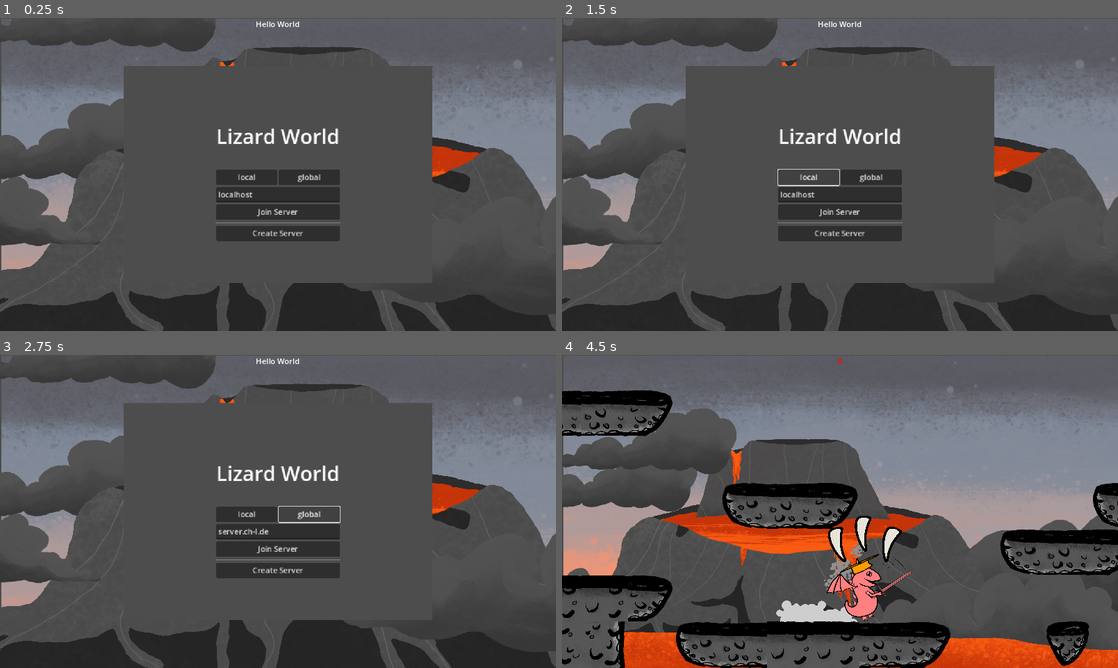
Above: before the commit, frames 1-4 (two rows, left to right).
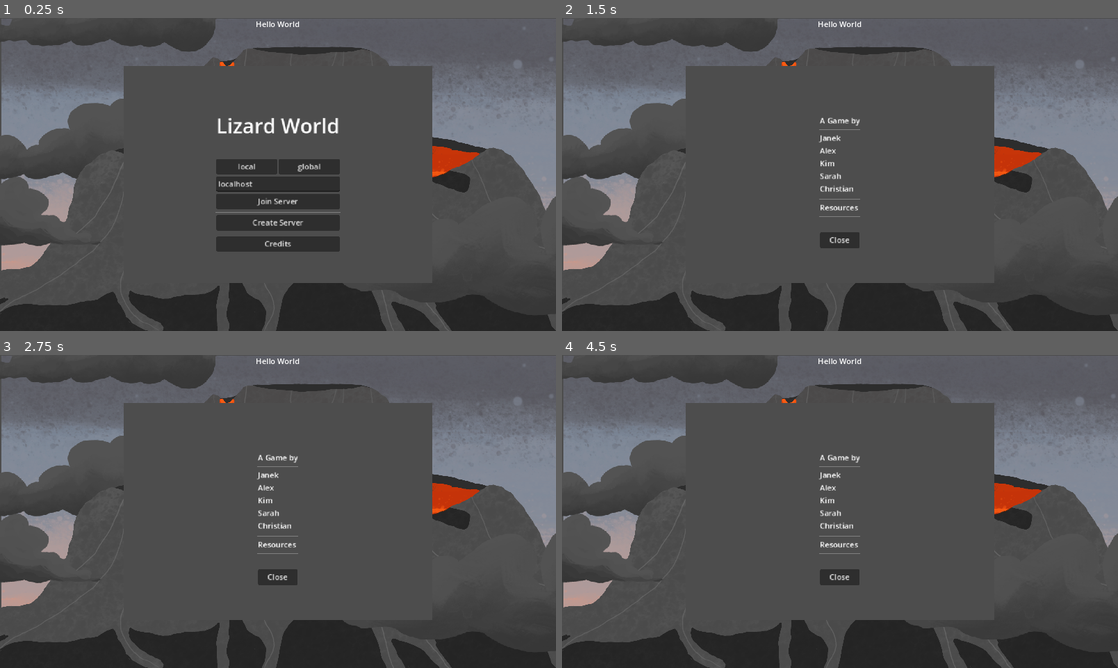
Above: after the commit, the same moments.

Repository: janekx21/lizard-world
Game: Godot game, scene res://game/game.tscn
The game is run twice, just before and just after one commit, with the same random seed, the same clock (stepped at 60 frames per second) and the same inputs.
Inputs (mouse positions are in pixels of both pictures, inside the frame that each line leads up to):
- Up to frame 1 (0.25 s): no input
- Up to frame 2 (1.5 s): click (840, 243) at 0.5 s, where only the run after the commit has a clickable "Credits"; click "local" at 1.25 s
- Up to frame 3 (2.75 s): click "global" at 2 s
- Up to frame 4 (4.5 s): click "Join Server" at 2.75 s; click "Create Server" at 3.5 s; hold Right (move_right) from 4.28 s (still down); tap S (attack) at 4.35 s

The runs differ from the first frame. In frame 1, 4.1% of the frame differs, in the area x 38-62%, y 32-75%; in frame 2, 4.6%; in frame 3, 4.6%; in frame 4, 51%, in the area x 0-100%, y 0-100%.

Commit message:
credits popup

Diff:
--- a/game/game.gd
+++ b/game/game.gd
@@ -79,3 +79,12 @@
 		if c is Player:
 			players.push_back(c)
 	$CanvasLayer/UI/ScoreBox.render_score(players)
+
+
+func _on_credits_pressed():
+	$"Credits Popup".popup_centered()
+	pass # Replace with function body.
+
+func _on_close_popup_pressed():
+	$"Credits Popup".popup_hide()
+	pass # Replace with function body.
--- a/game/game.tscn
+++ b/game/game.tscn
@@ -124,6 +124,60 @@
 layout_mode = 2
 text = "Create Server"
 
+[node name="HSeparator3" type="HSeparator" parent="MasterPopup/CenterContainer/VBoxContainer"]
+layout_mode = 2
+
+[node name="Credits" type="Button" parent="MasterPopup/CenterContainer/VBoxContainer"]
+layout_mode = 2
+text = "Credits"
+
+[node name="Credits Popup" type="Popup" parent="."]
+initial_position = 1
+size = Vector2i(640, 480)
+
+[node name="CenterContainer" type="CenterContainer" parent="Credits Popup"]
+offset_left = 4.0
+offset_top = 4.0
+offset_right = 636.0
+offset_bottom = 476.0
+
+[node name="VBoxContainer" type="VBoxContainer" parent="Credits Popup/CenterContainer"]
+layout_mode = 2
+alignment = 1
+
+[node name="A Game by" type="Label" parent="Credits Popup/CenterContainer/VBoxContainer"]
+layout_mode = 2
+text = "A Game by"
+horizontal_alignment = 1
+
+[node name="HSeparator2" type="HSeparator" parent="Credits Popup/CenterContainer/VBoxContainer"]
+layout_mode = 2
+
+[node name="Names" type="Label" parent="Credits Popup/CenterContainer/VBoxContainer"]
+layout_mode = 2
+text = "Janek
+Alex
+Kim
+Sarah
+Christian"
+
+[node name="HSeparator" type="HSeparator" parent="Credits Popup/CenterContainer/VBoxContainer"]
+layout_mode = 2
+
+[node name="Resources" type="Label" parent="Credits Popup/CenterContainer/VBoxContainer"]
+layout_mode = 2
+text = "Resources"
+
+[node name="HSeparator3" type="HSeparator" parent="Credits Popup/CenterContainer/VBoxContainer"]
+layout_mode = 2
+
+[node name="Sources" type="Label" parent="Credits Popup/CenterContainer/VBoxContainer"]
+layout_mode = 2
+
+[node name="Close Popup" type="Button" parent="Credits Popup/CenterContainer/VBoxContainer"]
+layout_mode = 2
+text = "Close"
+
 [node name="TileMap" type="TileMap" parent="."]
 z_index = 1
 scale = Vector2(0.5, 0.5)
@@ -269,3 +323,5 @@
 [connection signal="pressed" from="MasterPopup/CenterContainer/VBoxContainer/HBoxContainer/Global" to="." method="_on_global_pressed"]
 [connection signal="pressed" from="MasterPopup/CenterContainer/VBoxContainer/JoinServer" to="." method="_on_connect_pressed"]
 [connection signal="pressed" from="MasterPopup/CenterContainer/VBoxContainer/CreateServer" to="." method="_on_host_pressed"]
+[connection signal="pressed" from="MasterPopup/CenterContainer/VBoxContainer/Credits" to="." method="_on_credits_pressed"]
+[connection signal="pressed" from="Credits Popup/CenterContainer/VBoxContainer/Close Popup" to="." method="_on_close_popup_pressed"]
